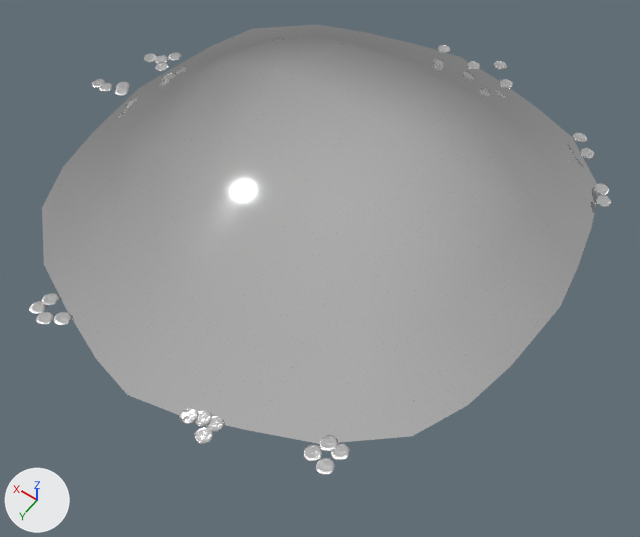
An edit to the FBX model Assets/3D Decals/Meshes/Gold Coins_Decal.fbx, drawn before and after from the same camera.
One viewpoint serves both versions: a 50 mm lens placed at (-0.752, 1.036, 1.377), pointed at (-0.078, 0.092, -0.108). Arrows for +X, +Y and +Z are at lower left; the lights stay in place.

In view in the first picture: 'Gold Coins_Decal'.
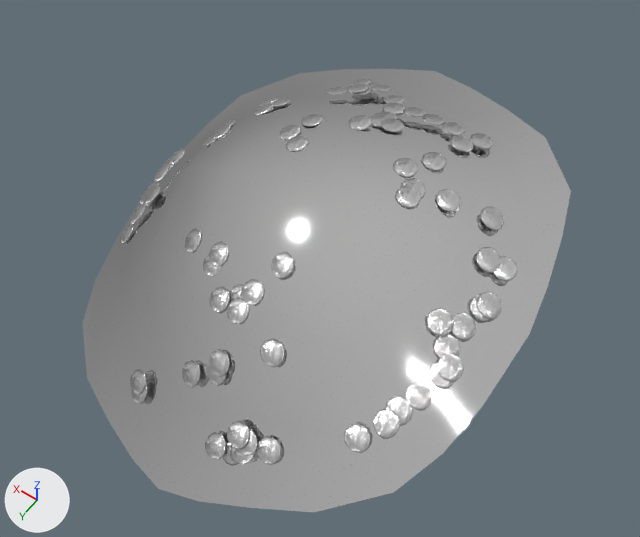
Commit message: Coins updated
Coins updated

What differs and where, as boxes (x1, y1, x2, y2) in the pictures (640 x 537 px):
```json
{"object": "Gold Coins_Decal", "change": "reshaped, moved, turned", "before": [29, 24, 611, 475], "after": [83, 69, 571, 512]}
{"part": 1, "of": "me_gold_coins_decal", "change": "deleted", "before": [29, 45, 611, 475]}
{"part": 2, "of": "me_gold_coins_decal", "change": "added", "after": [121, 79, 518, 466]}
```

Edits to the scene script, one JSON object a line:
```json
{"block": "me_gold_coins_decal", "where": "# used by ob_gold_coins_decal; location = (0.0, 0.0, 0.0)"}
{"op": "remove", "block": "me_gold_coins_decal", "code": "me_gold_coins_decal.from_pydata(...)  # 7819 vertices, 8448 faces; spans x -0.559..0.584, y -0.55..0.603, z 0.018..0.285"}
{"op": "add", "block": "me_gold_coins_decal", "code": "me_gold_coins_decal.from_pydata(...)  # 2951 vertices, 3696 faces; spans x -0.559..0.488, y -0.544..0.602, z 0.018..0.285"}
{"block": "me_gold_coins_decal", "change": "me_gold_coins_decal part 1: 28 loose pieces with 7756 vertices, spanning x -0.528..0.584, y -0.55..0.603, z 0.045..0.053, are deleted"}
{"block": "me_gold_coins_decal", "change": "me_gold_coins_decal part 2: 2888 vertices added at x -0.506..0.448, y -0.428..0.5, z 0.083..0.256"}
{"block": "me_gold_coins_decal", "change": "me_gold_coins_decal part 3: the surface is now shaded smooth"}
{"op": "set", "path": "ob_gold_coins_decal.location", "old": "(0.0, 0.0, 0.0)", "new": "(0.004, 0.025, -0.181)"}
{"op": "set", "path": "ob_gold_coins_decal.rotation_euler", "old": "(0.0, 0.0, 0.0)", "new": "(-0.286, 0.225, -0.0142)", "note": "degrees (0, 0, 0) -> degrees (-16, 13, -0.8)"}
```
